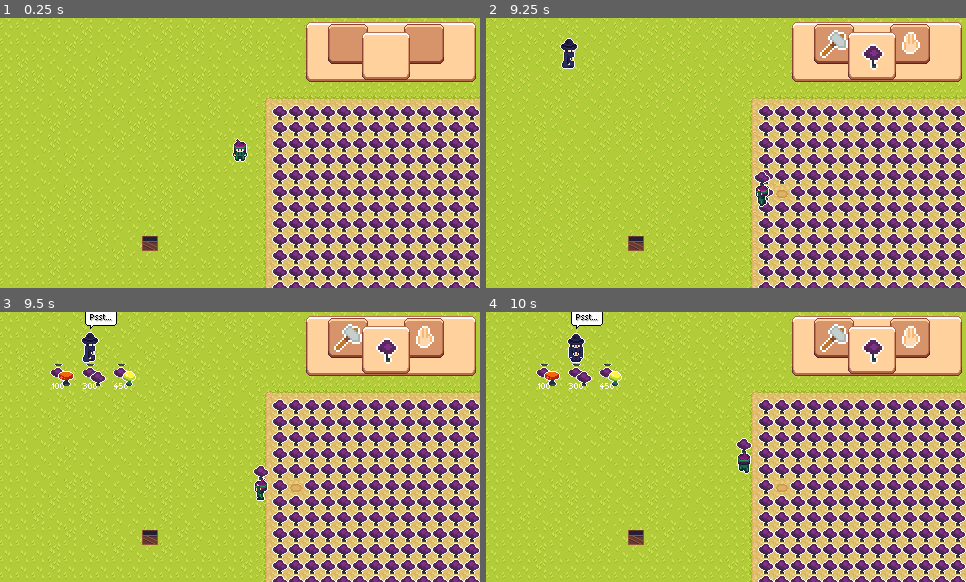
Above: before the commit, frames 1-4 (two rows, left to right).
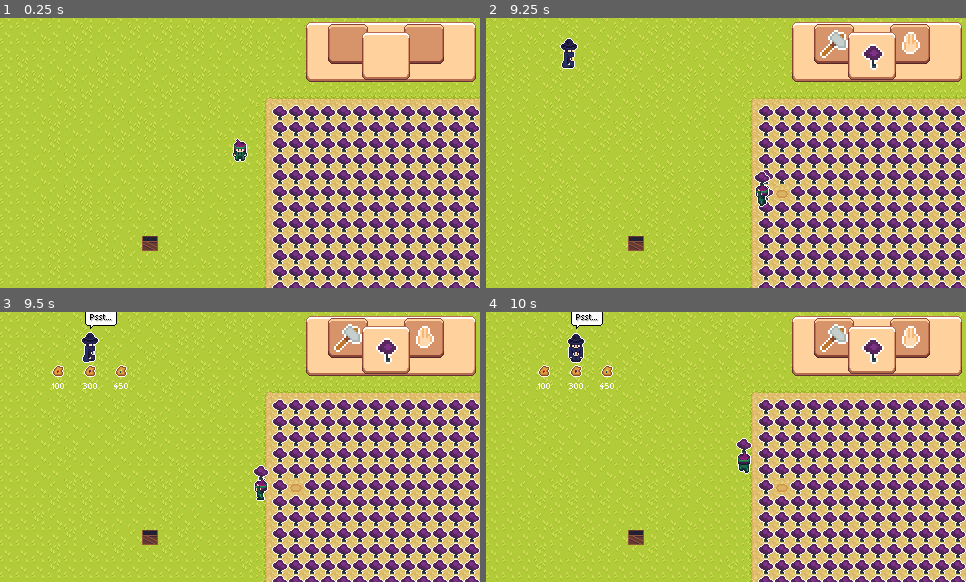
Above: after the commit, the same moments.

Repository: Jukaio/GGJ2024
Game: Godot game, scene res://scenes/entry_point.tscn
Same seed, same stepped clock (60 frames per second), same inputs: the game is played once before the commit and once after it.
Inputs:
- Up to frame 1 (0.25 s): no input
- Up to frame 2 (9.25 s): tap Enter (Start) at 0.5, 0.6, 1.35, 2.3, 3.05, 3.8, 4.35, 5.1, 6.05, 6.8, 7.55, 8.1, 8.85 s; hold D (right) 0.53-1.28 s; hold S (down) 1.28-2.03 s; hold D (right) 2.03-2.78 s; tap Space (interact) at 2.1, 5.85 s; hold W (up) 2.78-3.53 s; tap E (inv_next) at 2.85, 6.6 s; hold A (left) 3.53-5.03 s; tap Q (inv_prev) at 3.6, 7.35 s; hold S (down) 5.03-5.78 s; hold D (right) 5.78-6.53 s; hold W (up) 6.53-7.28 s; hold D (right) 7.28-8.03 s; hold S (down) 8.03-8.78 s; hold A (left) from 8.78 s (still down)
- Up to frame 3 (9.5 s): keep holding A (left)
- Up to frame 4 (10 s): release A (left) at 9.53 s; hold W (up) from 9.53 s (still down); tap Space (interact) at 9.6 s; tap Enter (Start) at 9.8 s

Frames 1-2 are identical in both runs. In frame 3, 0.6% of the frame differs, in the area x 10-29%, y 19-28%; in frame 4, 0.6%.

Commit message:
BUYING AND INVENTORY!! WOOOHOO

Diff:
--- a/prefabs/purchase_slot.tscn
+++ b/prefabs/purchase_slot.tscn
@@ -1,21 +1,17 @@
-[gd_scene load_steps=6 format=3 uid="uid://ds03x1hp3883r"]
+[gd_scene load_steps=5 format=3 uid="uid://ds03x1hp3883r"]
 
-[ext_resource type="Texture2D" uid="uid://csnficd1k2yb1" path="res://sprites/Mushroom.png" id="1_p6o2a"]
+[ext_resource type="Texture2D" uid="uid://dygh2vf2flars" path="res://sprites/Mushroom_Inventory.png" id="1_txwgd"]
 [ext_resource type="Script" path="res://scripts/ShopPurchaseSlot.gd" id="2_jt55c"]
-[ext_resource type="PackedScene" uid="uid://cubybm7hb7w03" path="res://prefabs/mushroom_sprite.tscn" id="3_i7q3w"]
 [ext_resource type="Theme" uid="uid://d241x0ek7vt0u" path="res://fonts/theme.tres" id="4_1wfa6"]
 
 [sub_resource type="RectangleShape2D" id="RectangleShape2D_1wjnk"]
 
 [node name="PurchaseSlot" type="Sprite2D"]
 position = Vector2(-32, 24)
-texture = ExtResource("1_p6o2a")
+texture = ExtResource("1_txwgd")
 hframes = 4
-vframes = 6
-frame = 7
+vframes = 5
 script = ExtResource("2_jt55c")
-
-[node name="MushroomSprite" parent="." instance=ExtResource("3_i7q3w")]
 
 [node name="Purchase1" type="Area2D" parent="."]
 
--- a/scenes/entry_point.tscn
+++ b/scenes/entry_point.tscn
@@ -36,7 +36,7 @@
 
 [node name="GroundTileMap" parent="." instance=ExtResource("1_15xfq")]
 
-[node name="PlayerCharacter" parent="." node_paths=PackedStringArray("fieldMap", "cropsGrid", "seedMap") instance=ExtResource("2_r8nl4")]
+[node name="PlayerCharacter" parent="." node_paths=PackedStringArray("fieldMap", "cropsGrid", "seedMap", "ui") instance=ExtResource("2_r8nl4")]
 z_index = 10
 texture_filter = 1
 Money = 2000
@@ -44,6 +44,7 @@
 fieldMap = NodePath("../GroundTileMap")
 cropsGrid = NodePath("../CropsGrid")
 seedMap = NodePath("../SeedTileMap")
+ui = NodePath("../UICanvasLayer")
 
 [node name="SeedTileMap" type="TileMap" parent="."]
 z_index = 1
--- a/scripts/ShopPurchaseSlot.gd
+++ b/scripts/ShopPurchaseSlot.gd
@@ -3,7 +3,6 @@
 var purchaseSound = preload("res://sounds/purchase.wav")
 
 @onready var priceLabel : Label = $PriceLabel
-@onready var shopItemPlant : Plant = $MushroomSprite
 
 @export var Cost : int
 @export var audioPlayer : AudioStreamPlayer
@@ -17,7 +16,7 @@
 		audioPlayer.play()
 
 func set_shop_item(mushroomTypeStartIndex: int, cost: int):
-	shopItemPlant.MushroomTypeStartIndex = mushroomTypeStartIndex
+	self.frame = mushroomTypeStartIndex * hframes
 	Cost = cost
 	visible = true
 
--- a/scripts/player_character.gd
+++ b/scripts/player_character.gd
@@ -12,7 +12,7 @@
 @export var fieldMap: TileMap
 @export var cropsGrid: CropsGrid
 @export var seedMap: TileMap
-
+@export var ui: UI
 
 var lookDirection: Vector2 = Vector2.DOWN
 
@@ -200,7 +200,6 @@
 
 func _on_hoe_tool_plant_picked_up(plant):
 	print("player picked up plant: " + plant.name)
-
 	PickedUpMushroom.visible = true
 
 
@@ -210,4 +209,4 @@
 	if cost <= Money:
 		Money -= cost
 		shop_item.purchased()
-		# add into inventory here
+		ui.add_item(shop_item.frame, 1)
